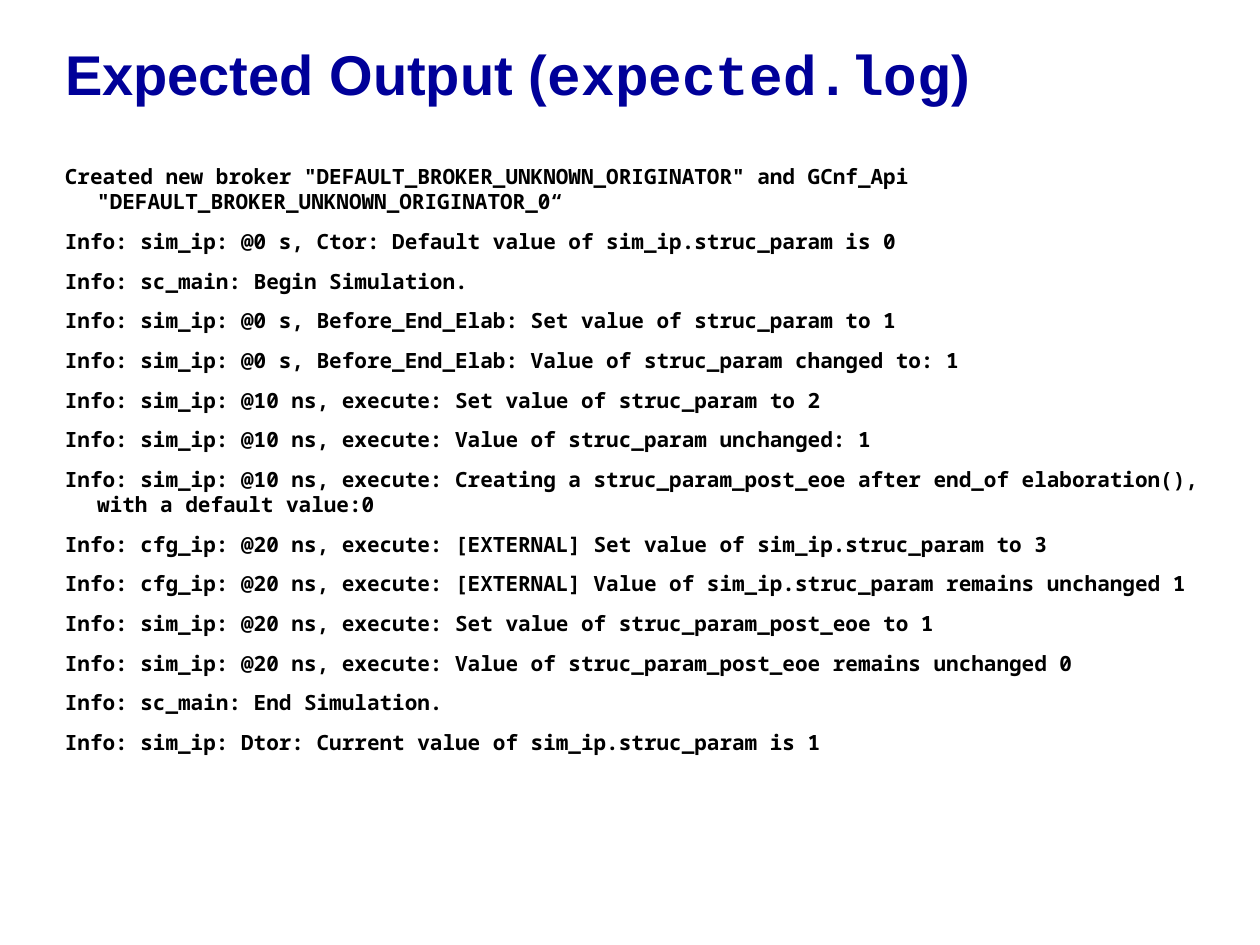
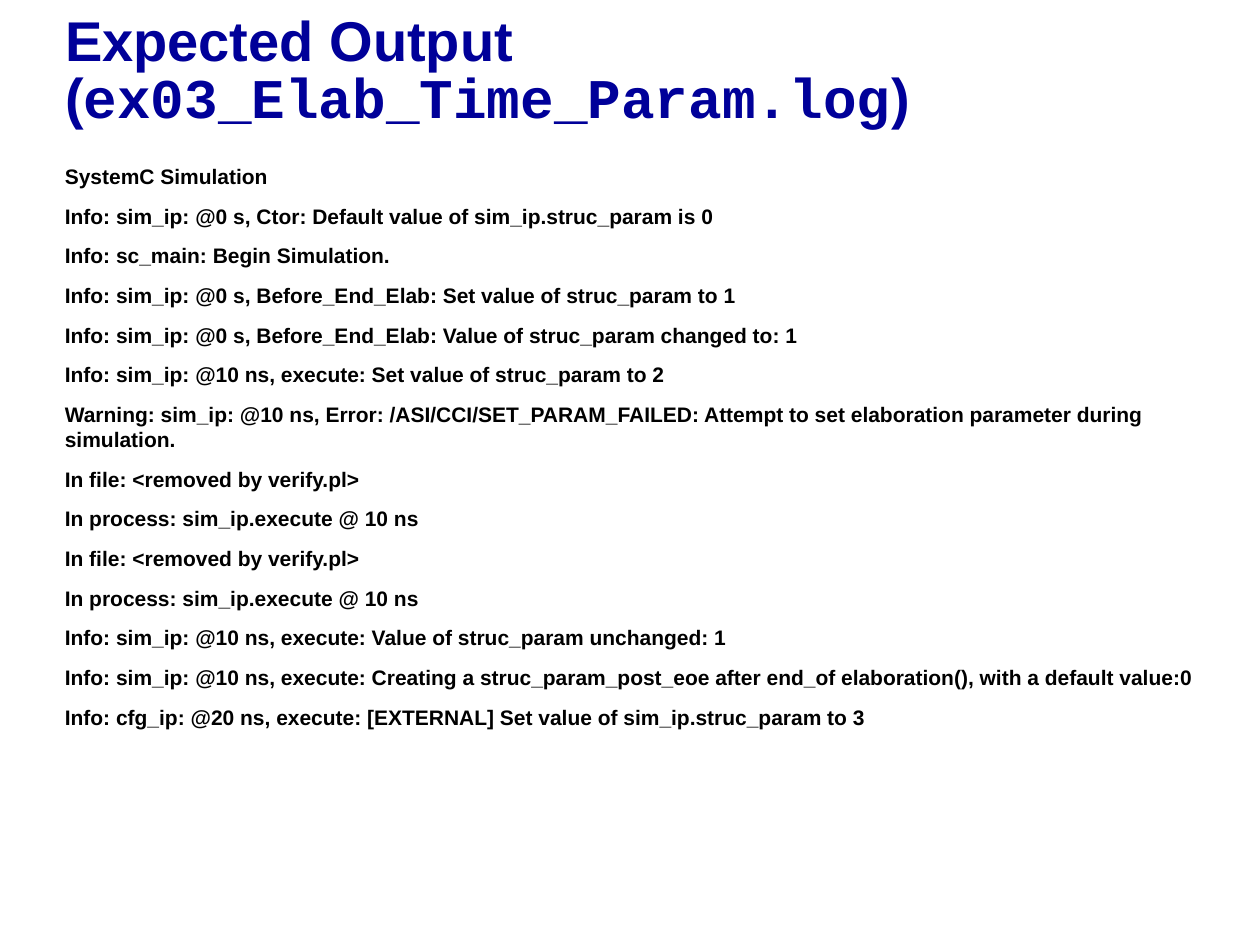
Before and after one commit to accellera-official/cci, a slide deck: slide 5 of examples/ex03_Elab_Time_Param/docs/ex03_Elab_Time_Param.ppt (slide 7 before the commit). Drawn at 1260x945 pixels with LibreOffice and Linux fonts; fonts in the diff are those of the drawing; background and template pictures are left out. Boxes give left, top, right and bottom in pixels: in the first picture for what was removed or moved away, otherwise in the second. Text is boxed around its words. In the diff, an @@ line names an element or a change of style, - is before the commit and + after.

```diff
--- a/examples/ex03_Elab_Time_Param/docs/ex03_Elab_Time_Param.ppt
+++ b/examples/ex03_Elab_Time_Param/docs/ex03_Elab_Time_Param.ppt
@@ title at <box>65,20,910,129</box>: text changed; font Arial to Courier New @@
-Expected Output (expected.log)
+Expected Output (ex03_Elab_Time_Param.log)
@@ text at <box>65,168,267,189</box>: text changed; font Noto Sans Mono to Arial @@
-Created new broker "DEFAULT_BROKER_UNKNOWN_ORIGINATOR" and GCnf_Api "DEFAULT_BROKER_UNKNOWN_ORIGINATOR_0“
+SystemC Simulation
@@ text at <box>65,208,1191,729</box>: font Noto Sans Mono to Arial in "Info: sim_ip: @0 s, Ctor: Default value ...", "Info: sc_main: Begin Simulation.", "Info: sim_ip: @0 s, Before_End_Elab: Set value ...", "Info: sim_ip: @0 s, Before_End_Elab: Value of ..." and 4 more places; indent changed @@
@@ text at <box>65,406,1142,610</box>: paragraphs added @@
+Warning: sim_ip: @10 ns, Error: /ASI/CCI/SET_PARAM_FAILED: Attempt to set elaboration parameter during simulation.
+In file: <removed by verify.pl>
+In process: sim_ip.execute @ 10 ns
+In file: <removed by verify.pl>
+In process: sim_ip.execute @ 10 ns
@@ text at <box>65,574,1186,755</box>: paragraphs removed @@
-Info: cfg_ip: @20 ns, execute: [EXTERNAL] Value of sim_ip.struc_param remains unchanged 1
-Info: sim_ip: @20 ns, execute: Set value of struc_param_post_eoe to 1
-Info: sim_ip: @20 ns, execute: Value of struc_param_post_eoe remains unchanged 0
-Info: sc_main: End Simulation.
-Info: sim_ip: Dtor: Current value of sim_ip.struc_param is 1
```
Also in this commit, not shown: 2 other slides changed, 1 slide added, 2 slides removed, 12 other files.
